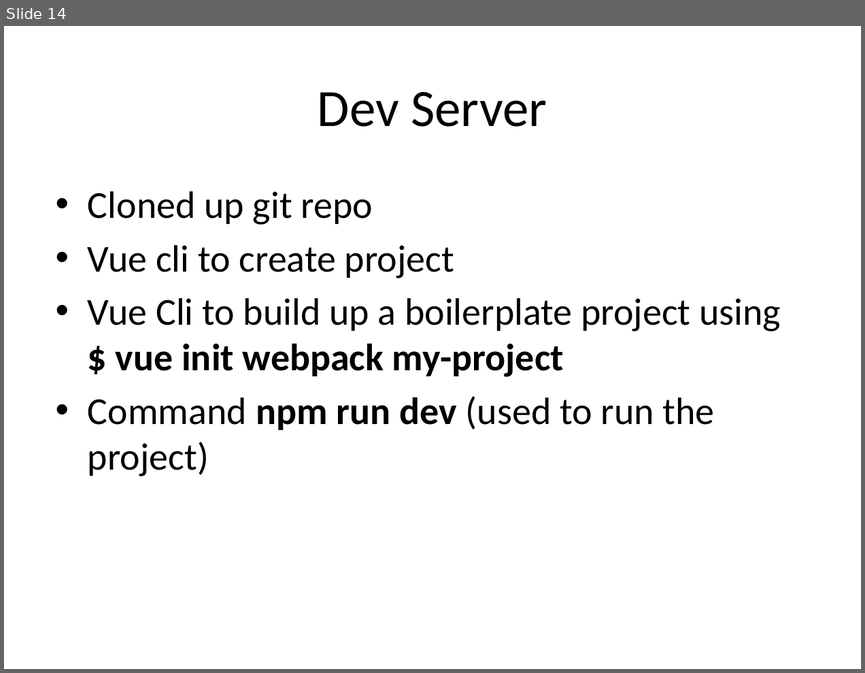
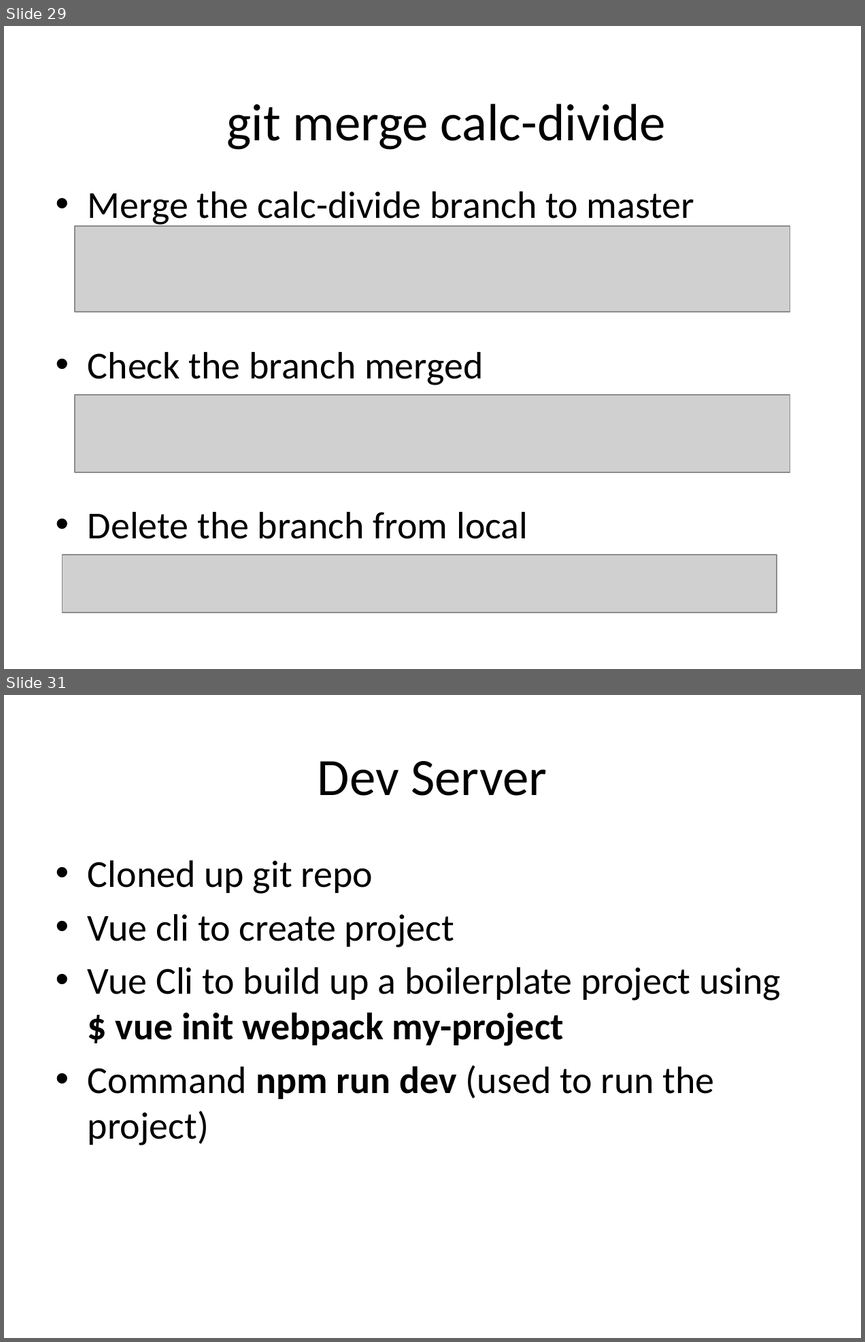
Before and after one commit to sam0505/tab-tacker, a slide deck: VueProj_Git.pptx. Shown one above the other, each under a label of ours: slide 14 before the commit, slides 29 and 31 after it; the slides between them are not shown. The pictures are 865x673 and 865x1342 pixels, drawn with LibreOffice and Linux fonts; fonts in the diff are those of the drawing; grey boxes stand for pictures. Boxes give left, top, right and bottom in pixels: in the first picture for what was removed or moved away, otherwise in the second. Text is boxed around its words. In the diff, an @@ line names an element or a change of style, - is before the commit and + after.

```diff
--- a/VueProj_Git.pptx
+++ b/VueProj_Git.pptx
@@ slide 29 added at (4,26,861,669), background #FFFFFF @@
@@ text added at (227,104,666,150), 44 pt, text #000000 @@
+git merge calc-divide
@@ text added at (88,191,694,539), 32 pt, text #000000 @@
+• Merge the calc-divide branch to master
+• Check the branch merged
+• Delete the branch from local
@@ picture added at (75,226,791,312) @@
@@ picture added at (75,395,791,472) @@
@@ picture added at (62,554,777,612) @@
@@ what was slide 14 is now slide 31 @@
```
Also in this commit, not shown: 1 slide changed, 16 other slides added.
